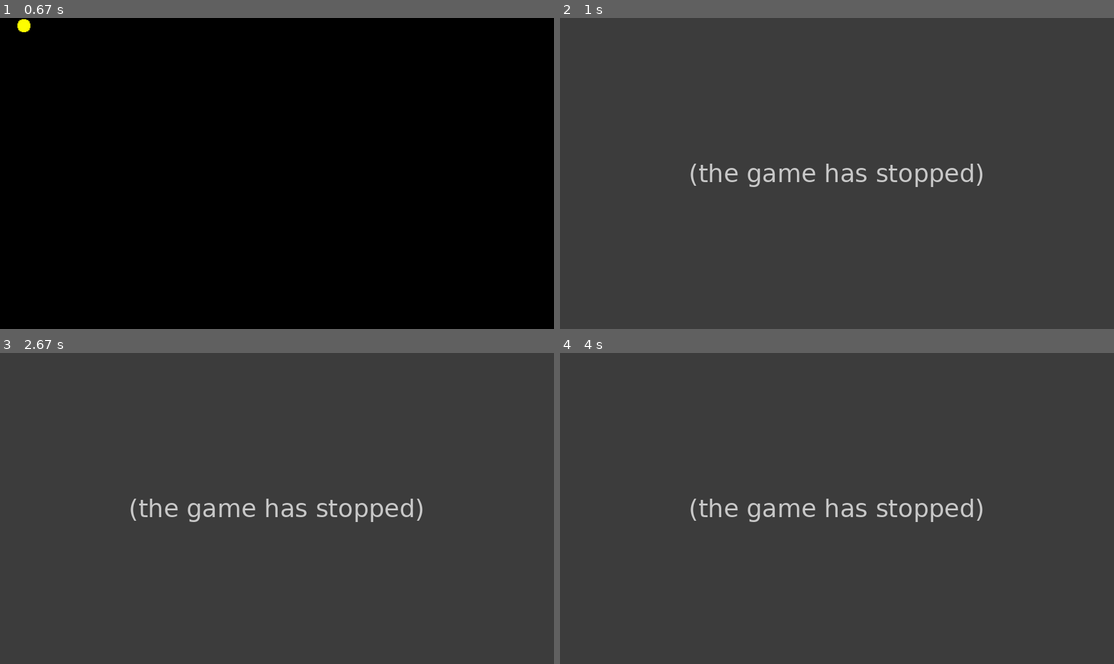
Above: before the commit, frames 1-4 (two rows, left to right).
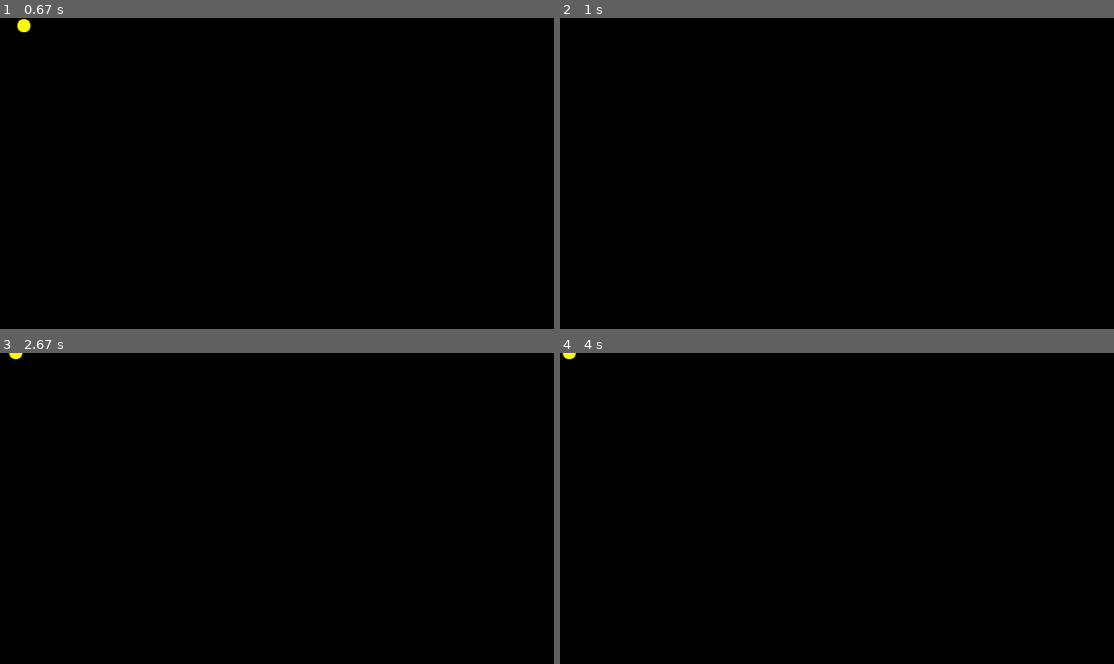
Above: after the commit, the same moments.

Repository: bqtankiet/GamePacMan_pygame
Game: pygame game, started from src/main.py
The game is run twice, just before and just after one commit, with the same random seed, the same clock (stepped at 60 frames per second) and the same inputs.
Inputs:
- Up to frame 1 (0.67 s): tap Enter at 0.33 s
- Up to frame 2 (1 s): hold Up from 0.67 s (still down)
- Up to frame 3 (2.67 s): release Up at 1.13 s; hold Right 1.17-1.63 s; hold Left 1.67-2.2 s; hold Down 2.23-2.53 s; hold Left from 2.57 s (still down)
- Up to frame 4 (4 s): release Left at 2.97 s; hold Right from 3.4 s (still down)

Frame 1 is identical in both runs. In frame 2, 100% of the frame differs, in the area x 0-100%, y 0-100%; in frame 3, 100%; in frame 4, 100%.
Error before the commit: KeyError: 'up' (animation.py line 21); the game stopped at 0.67 s (later frames are placeholders)

Commit message:
use enum Direction instead of String for direction

Diff:
--- a/src/scenes/gameplay.py
+++ b/src/scenes/gameplay.py
@@ -2,6 +2,7 @@
 
 from src.entities.pacman import Pacman
 from src.scenes.scene import Scene
+from src.utils.enum import Direction
 
 
 class GamePlay(Scene):
@@ -12,19 +13,19 @@
         self.sprites.add(self.pacman)
 
     def render_surface(self):
-        self.surface.fill("BLACK")
+        self.surface.fill("black")
         self.sprites.draw(self.surface)
 
     def handle_event(self):
         keys = pygame.key.get_pressed()
         if keys[pygame.K_LEFT]:
-            self.pacman.direction = "left"
+            self.pacman.direction = Direction.LEFT
         elif keys[pygame.K_RIGHT]:
-            self.pacman.direction = "right"
+            self.pacman.direction = Direction.RIGHT
         elif keys[pygame.K_UP]:
-            self.pacman.direction = "up"
+            self.pacman.direction = Direction.UP
         elif keys[pygame.K_DOWN]:
-            self.pacman.direction = "down"
+            self.pacman.direction = Direction.DOWN
 
     def update(self):
         self.sprites.update()
